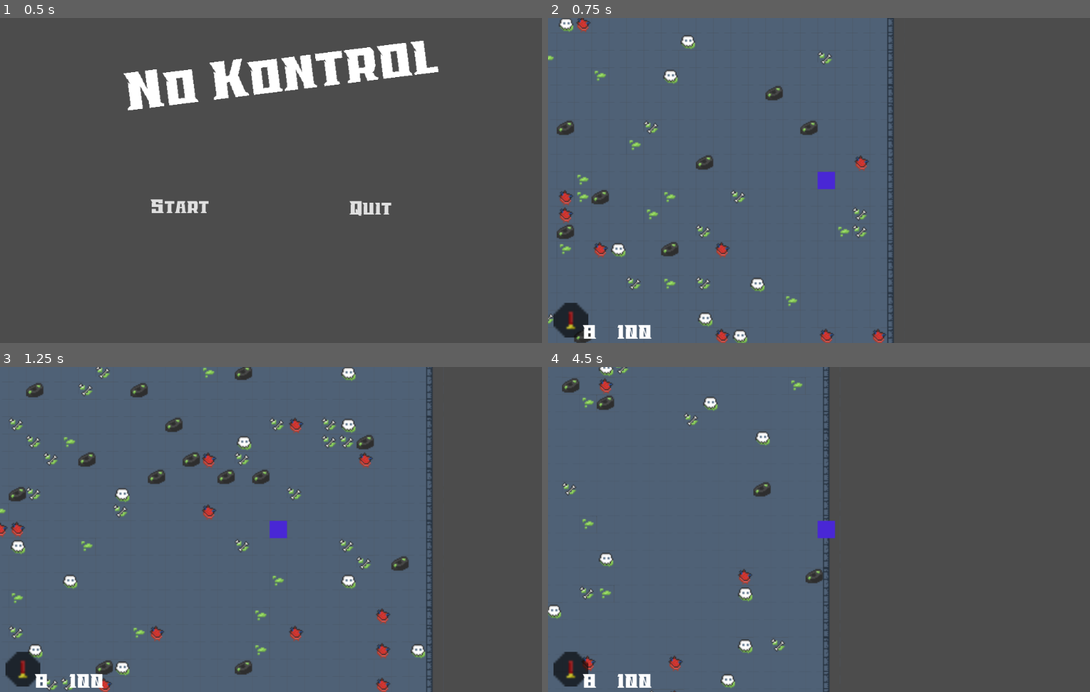
Above: before the commit, frames 1-4 (two rows, left to right).
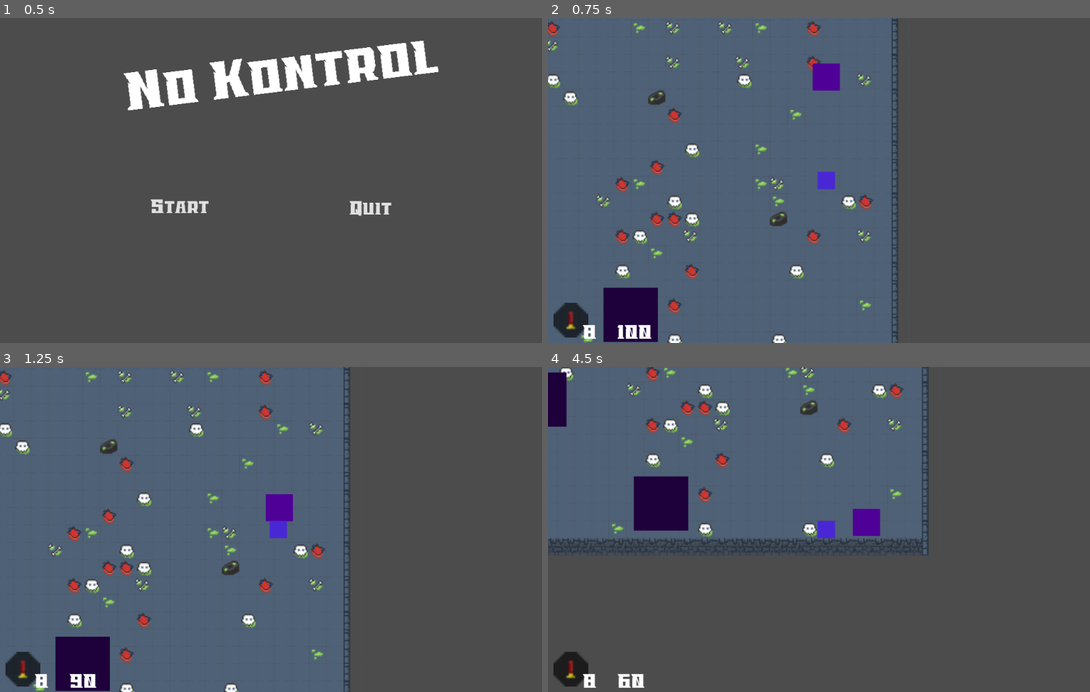
Above: after the commit, the same moments.

Repository: navett52/GMTK2020JamEntry
Game: Godot game, scene res://Menu.tscn
The game is run twice, just before and just after one commit, with the same random seed, the same clock (stepped at 60 frames per second) and the same inputs. The engine's default icon, where the game draws it, is replaced by a stand-in: a white triangle on a blue panel in a dark square. Sound files missing from this copy of the repository are replaced by a short silence.
Inputs (mouse positions are in pixels of both pictures, inside the frame that each line leads up to):
- Up to frame 1 (0.5 s): no input
- Up to frame 2 (0.75 s): click "Start" at 0.5 s
- Up to frame 3 (1.25 s): no input
- Up to frame 4 (4.5 s): move the mouse to (949, 513) at 1.27 s; hold D (move_right) 1.28-2.03 s; right-click (949, 513) at 1.35 s; move the mouse to (716, 545) at 2.02 s; hold S (move_down) 2.03-2.78 s; click (716, 545) at 2.1 s; move the mouse to (884, 458) at 2.77 s; hold D (move_right) 2.78-3.53 s; right-click (884, 458) at 2.85 s; move the mouse to (797, 594) at 3.52 s; hold W (move_up) 3.53-4.28 s; click (797, 594) at 3.6 s; move the mouse to (992, 578) at 4.27 s; hold A (move_left) from 4.28 s (still down); right-click (992, 578) at 4.35 s

Frame 1 is identical in both runs. In frame 2, 8.9% of the frame differs, in the area x 0-65%, y 0-100%; in frame 3, 24%; in frame 4, 38%, in the area x 0-71%, y 0-100%.
Error after the commit: Parse Error: Error parsing expression, misplaced: Built-In Type (res://Enemies/BigEnemy.gd:180)

Commit message:
Randomly generated enemies, finally.

Diff:
--- a/Enemies/BigEnemy.gd
+++ b/Enemies/BigEnemy.gd
@@ -177,7 +177,10 @@
 		var line_of_sight_obstacle = space.intersect_ray(global_position,
 				thing.global_position, exclusions, collision_mask)
 
-		if line_of_sight_obstacle.collider == thing:
+		if line_of_sight_obstacle is not Dictionary:
+			if line_of_sight_obstacle.collider == thing:
+				return true
+			else:
+				return false
+		else:
 			return true
-		else:
-			return false
--- a/G.gd
+++ b/G.gd
@@ -3,3 +3,4 @@
 
 # A global reference to the Main node so we can add children to it with ease.
 var main_node = Node
+var hero = Node
--- a/Hero/Ammo/BigAssExplosion.gd
+++ b/Hero/Ammo/BigAssExplosion.gd
@@ -4,18 +4,20 @@
 # How long the shotgun blast should live
 var life = 10
 
+var killed_everything = false
 
 func _ready():
 	# Kill the shotgun after a certain amount of time
 	get_node("AudioStreamPlayer2D").connect("finished", self, "dead")
 
 func _process(delta):
-	kill()
+	if !killed_everything:
+		kill()
 
 
 func kill():
 	var nodes = G.main_node.get_children()
-
+	killed_everything = true
 	for i in nodes:
 		if(i.has_method("take_damage") && i.name != "Hero"):
 			i.take_damage(999)
--- a/Hero/Hero.gd
+++ b/Hero/Hero.gd
@@ -14,6 +14,7 @@
 
 
 func _ready():
+	G.hero = self
 	# Grab a reference to the gun
 	gun = get_node("Gun")
 	health_label.text = str(health)
--- a/Music.gd
+++ b/Music.gd
@@ -4,4 +4,3 @@
 # Called every frame. 'delta' is the elapsed time since the previous frame.
 func _process(delta):
 	global_position = get_parent().get_node("Hero").global_position
-	connect("finished", self, "repeat")
--- a/Room/Room.gd
+++ b/Room/Room.gd
@@ -14,6 +14,7 @@
 export (room_type) var type = room_type.NORMAL
 
 # Private variables
+var player
 var enemy_count = 0
 var rooms_completed = 0
 var tile_map = TileMap
@@ -25,14 +26,17 @@
 
 # Resources
 var tile_set = load("res://Art/Tileset/Walls.tres")
-var house = load("res://Room/Structures/House.tscn")
 var physics_object = load("res://Objects/Physics.tscn")
 
 var song1 = load("res://Songs/S-Sound 2.wav")
 var song2 = load("res://Songs/S-Sound3.wav")
 
+var SmallEnemy = load("res://Enemies/SmallEnemy.tscn")
+var BigEnemy = load("res://Enemies/BigEnemy.tscn")
+
 
 func _ready():
+	player = G.hero
 	# Randomize the seed
 	rand.randomize()
 	# Make sure to grab the default time step to not lose it
@@ -94,8 +98,8 @@
 
 
 func time_behavior():
-	Engine.time_scale = rand.randf_range(0.0,3.0)
-	timer.wait_time = rand.randi_range(1,5)
+	Engine.time_scale = rand.randf_range(0.0, 3.0)
+	timer.wait_time = rand.randi_range(1, 5)
 
 
 # High level method to generate the room
@@ -112,8 +116,11 @@
 	get_enemy_count()
 	if (rand.randf() < .5):
 		audio.stream = song1
+		audio.playing = true
 	else:
 		audio.stream = song2
+		audio.playing = true
+	player.global_position = Vector2(500, 500)
 
 
 # Outline the room with tiles so the player is constrained
@@ -152,22 +159,27 @@
 		for y in range(1, room_size.y):
 			tile_map.set_cell(x, y, default_tile)
 
-#	# Spawning enemies
-#	for x in range(room_size.x):
-#		for y in range(room_size.y):
-#			if (randf() < .003):
-#				var obstacle = house.instance()
-#				obstacle.global_position = Vector2(x * tile_map.cell_size.x, y * tile_map.cell_size.y)
-#				add_child(obstacle)
-#
-#			if (type == room_type.PHYSICS):
-#				if (randf() < .005):
-#					var object = physics_object.instance()
-#					object.global_position = Vector2(x * tile_map.cell_size.x, y * tile_map.cell_size.y)
-#					add_child(object)
-#
-#			y += y_step
-#		x += x_step
+	# Spawning enemies
+	for x in range(2, room_size.x - 2):
+		for y in range(2, room_size.y - 2):
+			if (randf() < .003):
+				var small = SmallEnemy.instance()
+				small.global_position = Vector2(x * tile_map.cell_size.x, y * tile_map.cell_size.y)
+				get_parent().add_child(small)
+
+			if (randf() < .002):
+				var big = BigEnemy.instance()
+				big.global_position = Vector2(x * tile_map.cell_size.x, y * tile_map.cell_size.y)
+				get_parent().add_child(big)
+
+			if (type == room_type.PHYSICS):
+				if (randf() < .005):
+					var object = physics_object.instance()
+					object.global_position = Vector2(x * tile_map.cell_size.x, y * tile_map.cell_size.y)
+					add_child(object)
+
+			y += y_step
+		x += x_step
 
 
 # Generate an outcrop from the wall
